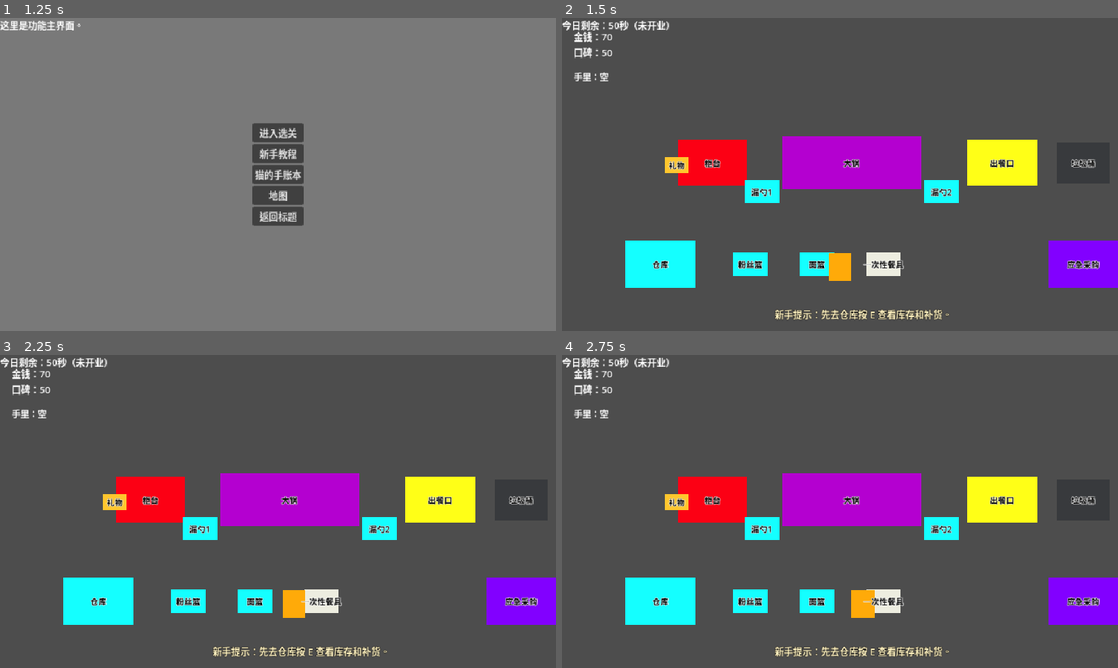
Above: before the commit, frames 1-4 (two rows, left to right).
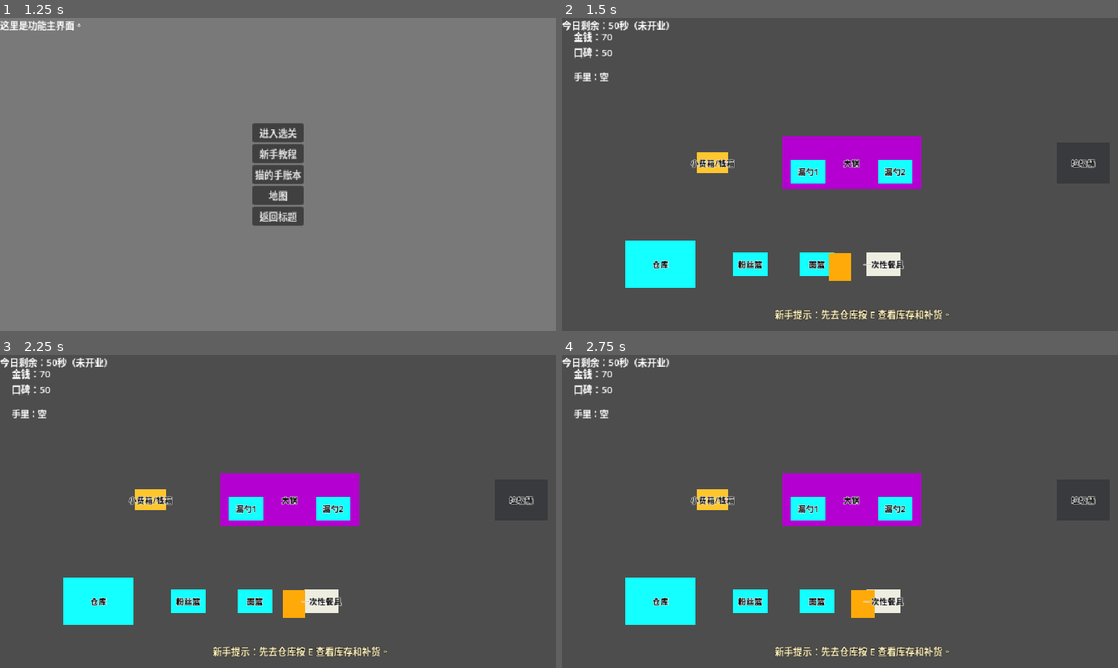
Above: after the commit, the same moments.

Repository: lcy2333orz-crypto/midemalatang
Game: Godot game, scene res://scenes/menus/title_menu.tscn
The game is run twice, just before and just after one commit, with the same random seed, the same clock (stepped at 60 frames per second) and the same inputs.
Inputs (mouse positions are in pixels of both pictures, inside the frame that each line leads up to):
- Up to frame 1 (1.25 s): click "开始游戏" at 0.5 s
- Up to frame 2 (1.5 s): click "新手教程" at 1.25 s
- Up to frame 3 (2.25 s): tap Enter at 2 s; move the mouse to (400, 495) at 2.02 s; hold Right (ui_right) from 2.03 s (still down); hold E (interact) from 2.03 s (still down); click (400, 495) at 2.17 s
- Up to frame 4 (2.75 s): keep holding Right (ui_right); keep holding E (interact); tap T (toggle_business) at 2.3 s

Frame 1 is identical in both runs. In frame 2, 7.4% of the frame differs, in the area x 18-100%, y 38-87%; in frame 3, 7.4%; in frame 4, 7.4%.

Commit message:
调整地图

Diff:
--- a/data/text_db.json
+++ b/data/text_db.json
@@ -20,7 +20,7 @@
 	"UI_DAY_STATE_OPEN": "营业剩余：%d秒",
 	"UI_DAY_STATE_CLOSING": "营业状态：已打烊（收尾中）",
 	"UI_DAY_STATE_FINISHED": "营业状态：今日已结束",
-	"UI_DAY_STATE_CLEANUP": "收摊整理：在收银台按 E 进入结算",
+	"UI_DAY_STATE_CLEANUP": "收摊整理：在小费箱/钱箱按 E 进入结算",
 	"UI_ITEM_COUNT": "%s x%d",
 	"UI_PENDING_ORDER_SUMMARY": "%s | 主食:%s | %s | 耐心:%s",
 	"UI_PENDING_ORDER_STATUS": "[%s] %s",
@@ -137,7 +137,7 @@
 	"UI_SUPPLIER_TUTORIAL_LOCKED_SHORT": "教程锁定",
 	"UI_SUPPLIER_TUTORIAL_BUY_EACH_BASKET": "新手补货：请先购买这些食材各一篮：%s。",
 	"UI_SUPPLIER_TUTORIAL_SUPPLIES_ORDERED": "新手补货：需要的食材已经下单，送达前也可以手动开业。",
-	"UI_SUPPLIER_TUTORIAL_SUPPLIES_DELIVERED": "新手补货：需要的食材已送达，可以去柜台开业。",
+	"UI_SUPPLIER_TUTORIAL_SUPPLIES_DELIVERED": "新手补货：需要的食材已送达，可以去小费箱/钱箱开业。",
 	"UI_SUPPLIER_PACKAGE_BASKET": "一篮",
 	"UI_SUPPLIER_PACKAGE_BOX": "一箱",
 	"UI_SETTLEMENT_TITLE": "本轮结算",
@@ -337,35 +337,35 @@
 	"LOG_CART_COOKED_INGREDIENTS_SHORTAGE": "锅中熟配菜不足，需要继续煮。缺口：%s",
 	"LOG_CART_INGREDIENTS_SUBMITTED": "已从大锅提交配菜给顾客：%s",
 	"LOG_HAND_OVER_STAPLE": "交出手中主食：%s",
-	"UI_TUTORIAL_OPEN_BUSINESS": "新手提示：准备好后到柜台按 T 开业。",
-	"UI_TUTORIAL_VIEW_ORDER": "新手提示：顾客到柜台后，按 E 查看订单。",
-	"UI_TUTORIAL_TAKE_PAYMENT": "新手提示：再次按 E 收钱，订单才会正式成立。",
-	"UI_TUTORIAL_WAIT_CUSTOMER": "新手提示：等待顾客到柜台。可以利用空闲时间查看库存或准备食材。",
+	"UI_TUTORIAL_OPEN_BUSINESS": "新手提示：准备好后到小费箱/钱箱按 T 开业。",
+	"UI_TUTORIAL_VIEW_ORDER": "新手提示：顾客来到推车前会自动点单。",
+	"UI_TUTORIAL_TAKE_PAYMENT": "新手提示：订单会自动挂起，照着订单卡准备食物。",
+	"UI_TUTORIAL_WAIT_CUSTOMER": "新手提示：等待顾客来到推车前方。空档可以查看库存或先备菜。",
 	"UI_TUTORIAL_PREPARE_FIRST_ORDER": "新手提示：制作第一单。配菜放入大锅煮；去粉丝筐拿粉丝，再放入漏勺煮。",
 	"UI_TUTORIAL_FIRST_ORDER_BIG_POT": "新手提示：先做配菜。去大锅按 E，选择第一单需要的配菜，开始烹饪。",
 	"UI_TUTORIAL_FIRST_ORDER_STAPLE": "新手提示：现在做粉丝。去粉丝筐拿粉丝，再到空漏勺按 E 放入煮。",
 	"UI_TUTORIAL_TAKE_FIRST_STAPLE": "新手提示：粉丝煮好了。先拿一次性餐具，再去漏勺按 E 取出粉丝，随后按 F 随地交付。",
-	"UI_TUTORIAL_PREPARE_ORDER": "新手提示：订单在等待出餐。需要配菜就去大锅，需要主食就去对应筐和漏勺。",
+	"UI_TUTORIAL_PREPARE_ORDER": "新手提示：这单正在等食物。配菜用大锅，主食用对应篮子和漏勺。",
 	"UI_TUTORIAL_PUT_STAPLE_IN_LADLE": "新手提示：手里拿着生主食，去空漏勺按 E 放入并开始煮。",
 	"UI_TUTORIAL_DELIVER_STAPLE": "新手提示：手里拿着熟主食，按 F 随地交付给等待的顾客。",
-	"UI_TUTORIAL_WAIT_COOKING": "新手提示：食物正在烹饪，主食和配菜都完成后去出餐口按 E 出餐。",
+	"UI_TUTORIAL_WAIT_COOKING": "新手提示：食物正在煮。配菜熟了按 F 通知顾客；手持熟主食时按 F 交付。",
 	"UI_TUTORIAL_READY_TO_DELIVER": "新手提示：按 F 通知顾客拿熟配菜；熟主食拿在手上时也按 F 随地交付。",
 	"UI_TUTORIAL_SECOND_CUSTOMER_NOODLE": "新手提示：第二位顾客需要面。生面可直接拿去漏勺煮，取出熟主食前先拿一次性餐具，然后按 F 随地交付。",
 	"UI_TUTORIAL_SECOND_ORDER_BIG_POT": "新手提示：第二单继续先做配菜。去大锅按 E，选择豆泡并开始烹饪。",
 	"UI_TUTORIAL_SECOND_ORDER_STAPLE": "新手提示：现在做面。去面筐拿面，再到空漏勺按 E 放入煮。",
-	"UI_TUTORIAL_TAKE_SECOND_STAPLE": "新手提示：面煮好了。去漏勺按 E 取出面，再拿到出餐口提交。",
+	"UI_TUTORIAL_TAKE_SECOND_STAPLE": "新手提示：面煮好了。先确认手里有一次性餐具，再到漏勺按 E 取出，随后按 F 交付。",
 	"UI_TUTORIAL_SECOND_READY_TO_DELIVER": "新手提示：第二单准备好后，拿着熟面按 F 交付，也可以按 F 通知顾客领取熟配菜。",
 	"UI_TUTORIAL_BUY_SUPPLIES": "Tutorial: Buy one basket of each listed item at storage before opening: %s.",
-	"UI_TUTORIAL_SUPPLIES_ORDERED_WAIT_OR_OPEN": "新手提示：需要的食材已经下单。可以等送达，也可以到柜台按 T 手动开业。",
-	"UI_TUTORIAL_SUPPLIES_DELIVERED_OPEN": "新手提示：食材已送达，可以到柜台按 T 开业。",
-	"UI_TUTORIAL_TIMER_STARTED": "新手提示：前两单完成，营业倒计时开始。可以继续经营，也可以到柜台手动打烊。",
-	"UI_TUTORIAL_AUTO_CLOSED_CLEANUP": "新手提示：时间到，已经自动打烊。整理完顾客和食物后，到柜台按 E 日结。",
+	"UI_TUTORIAL_SUPPLIES_ORDERED_WAIT_OR_OPEN": "新手提示：需要的食材已经下单。可以等送达，也可以到小费箱/钱箱按 T 手动开业。",
+	"UI_TUTORIAL_SUPPLIES_DELIVERED_OPEN": "新手提示：食材已送达。到小费箱/钱箱按 T 开业。",
+	"UI_TUTORIAL_TIMER_STARTED": "新手提示：前两单已完成，营业计时开始。继续服务，或在小费箱/钱箱手动打烊。",
+	"UI_TUTORIAL_AUTO_CLOSED_CLEANUP": "新手提示：时间到了，小摊已自动打烊。完成还在等待的顾客和食物后，到小费箱/钱箱按 E 结算。",
 	"UI_TUTORIAL_NIGHT_CHOICE": "新手提示：夜间三选一。选择一张卡作为后续经营效果，选完后才能进入下一天。",
 	"UI_TUTORIAL_SPECIAL_CUSTOMER_CARE": "新手提示：今天会有特殊客人，需要用心接待。",
 	"UI_TUTORIAL_SPECIAL_CUSTOMER_ECHO": "新手提示：特殊客人留下了东西，可以在小费罐检查，或打烊后检查。",
 	"UI_TUTORIAL_FREE_PLAY": "新手提示：可以自由经营了，等待今天营业结束后进入结算。",
 	"UI_TUTORIAL_WAIT_CLEANUP": "新手提示：已经打烊，等顾客离开和食物处理完后就能结算。",
-	"UI_TUTORIAL_CLEANUP": "新手提示：收摊完成，到柜台按 E 进入日结算。",
+	"UI_TUTORIAL_CLEANUP": "新手提示：收摊整理完成。到小费箱/钱箱按 E 进入日结。",
 	"UI_TUTORIAL_CHECK_STORAGE": "新手提示：先去仓库按 E 查看库存和补货。",
 	"UI_CAT_REACTION_CLEAN_LEFTOVERS": "小猫把剩下的熟食收拾掉了。",
 	"LOG_HAND_STAPLE_NO_MATCHING_CUSTOMER": "手里有主食，但没有等待这种主食的顾客：%s",
@@ -374,7 +374,11 @@
 	"LOG_ORDER_INGREDIENTS_SUBMITTED_PARTIAL": "已提交当前能交的配菜。订单还没完成，订单卡会继续显示剩余内容。",
 	"LOG_SMOKE_START": "开始运行最小经营流程 smoke 检查。",
 	"LOG_SMOKE_STEP_OK": "Smoke 步骤通过：%s",
-	"LOG_SMOKE_DONE": "Smoke 检查通过。"
+	"LOG_SMOKE_DONE": "Smoke 检查通过。",
+	"UI_STATION_TIP_BOX": "小费箱/钱箱",
+	"UI_PROMPT_TIP_BOX": "E 小费/礼物",
+	"UI_PROMPT_TIP_BOX_OPEN": "T 开业 / E 小费箱",
+	"UI_PROMPT_TIP_BOX_SETTLEMENT": "E 进入结算"
   },
   "en": {
 	"UI_MONEY": "Money: %d\nReputation: %d",
@@ -397,7 +401,7 @@
 	"UI_DAY_STATE_OPEN": "Time Left: %d s",
 	"UI_DAY_STATE_CLOSING": "Business: Closed (Wrapping Up)",
 	"UI_DAY_STATE_FINISHED": "Business: Day Finished",
-	"UI_DAY_STATE_CLEANUP": "Cleanup: Press E at the counter to settle",
+	"UI_DAY_STATE_CLEANUP": "Cleanup: Press E at the tip box to settle",
 	"UI_ITEM_COUNT": "%s x%d",
 	"UI_PENDING_ORDER_SUMMARY": "%s | Main Food:%s | %s | Patience:%s",
 	"UI_PENDING_ORDER_STATUS": "[%s] %s",
@@ -514,7 +518,7 @@
 	"UI_SUPPLIER_TUTORIAL_LOCKED_SHORT": "Tutorial locked",
 	"UI_SUPPLIER_TUTORIAL_BUY_EACH_BASKET": "Tutorial restock: buy one basket of each: %s.",
 	"UI_SUPPLIER_TUTORIAL_SUPPLIES_ORDERED": "Tutorial restock: the required items are ordered. You may open manually before delivery.",
-	"UI_SUPPLIER_TUTORIAL_SUPPLIES_DELIVERED": "Tutorial restock: the required items arrived. You can open at the counter.",
+	"UI_SUPPLIER_TUTORIAL_SUPPLIES_DELIVERED": "Tutorial restock: the required items arrived. You can open at the tip box.",
 	"UI_SUPPLIER_PACKAGE_BASKET": "Basket",
 	"UI_SUPPLIER_PACKAGE_BOX": "Box",
 	"UI_SETTLEMENT_TITLE": "Round Summary",
@@ -684,10 +688,10 @@
 	"UI_CARD_IMPATIENT_CUSTOMERS_DESC": "Poor service leaves some customers with a bad impression. Customer patience drops noticeably afterward.",
 	"UI_CARD_SLOWER_RHYTHM_NAME": "Slower Rhythm",
 	"UI_CARD_SLOWER_RHYTHM_DESC": "Tonight's mistakes disrupted the stall rhythm. Customers arrive slightly slower afterward.",
-	"UI_TUTORIAL_OPEN_BUSINESS": "Tutorial: When you are ready, go to the counter and press T to open.",
-	"UI_TUTORIAL_VIEW_ORDER": "Tutorial: When a customer reaches the counter, press E to view the order.",
-	"UI_TUTORIAL_TAKE_PAYMENT": "Tutorial: Press E again to collect payment and confirm the order.",
-	"UI_TUTORIAL_WAIT_CUSTOMER": "Tutorial: Wait for a customer at the counter. You can check stock or prep while waiting.",
+	"UI_TUTORIAL_OPEN_BUSINESS": "Tutorial: When you are ready, go to the tip box and press T to open.",
+	"UI_TUTORIAL_VIEW_ORDER": "Tutorial: Customers order automatically when they reach the front of the cart.",
+	"UI_TUTORIAL_TAKE_PAYMENT": "Tutorial: Orders are posted automatically. Follow the order card and prepare the food.",
+	"UI_TUTORIAL_WAIT_CUSTOMER": "Tutorial: Wait for a customer at the front of the cart. You can check stock or prep while waiting.",
 	"UI_TUTORIAL_PREPARE_FIRST_ORDER": "Tutorial: Make the first order. Cook toppings in the big pot; take glass noodles from the basket, then put them into a ladle.",
 	"UI_TUTORIAL_FIRST_ORDER_BIG_POT": "Tutorial: Start with toppings. Press E at the big pot, choose the first order's toppings, and cook them.",
 	"UI_TUTORIAL_FIRST_ORDER_STAPLE": "Tutorial: Now make glass noodles. Take them from the glass noodle basket, then press E at an empty ladle.",
@@ -695,24 +699,24 @@
 	"UI_TUTORIAL_PREPARE_ORDER": "Tutorial: This order is waiting for food. Use the big pot for toppings, and the matching basket and ladle for staples.",
 	"UI_TUTORIAL_PUT_STAPLE_IN_LADLE": "Tutorial: Put the raw staple in an empty ladle with E to start cooking.",
 	"UI_TUTORIAL_DELIVER_STAPLE": "Tutorial: You are holding cooked staple food. Press F anywhere to serve it to a waiting customer.",
-	"UI_TUTORIAL_WAIT_COOKING": "Tutorial: Food is cooking. When both staple and toppings are ready, press E at the serving point.",
+	"UI_TUTORIAL_WAIT_COOKING": "Tutorial: Food is cooking. Press F to announce cooked toppings, or press F while holding cooked staple food to serve it.",
 	"UI_TUTORIAL_READY_TO_DELIVER": "Tutorial: Press F to tell customers cooked toppings are ready. If you are holding cooked staple food, F serves it anywhere.",
 	"UI_TUTORIAL_SECOND_CUSTOMER_NOODLE": "Tutorial: The second customer wants noodles. Take raw noodles to a ladle, take a disposable plate before taking cooked noodles out, then press F anywhere to serve them.",
 	"UI_TUTORIAL_SECOND_ORDER_BIG_POT": "Tutorial: For the second order, start with toppings again. Press E at the big pot, choose tofu puff, and cook it.",
 	"UI_TUTORIAL_SECOND_ORDER_STAPLE": "Tutorial: Now make noodles. Take noodles from the noodle basket, then press E at an empty ladle.",
-	"UI_TUTORIAL_TAKE_SECOND_STAPLE": "Tutorial: The noodles are ready. Press E at the ladle to take them, then submit them at the serving point.",
+	"UI_TUTORIAL_TAKE_SECOND_STAPLE": "Tutorial: The noodles are ready. Make sure you have a disposable plate, press E at the ladle to take them, then press F to serve.",
 	"UI_TUTORIAL_SECOND_READY_TO_DELIVER": "Tutorial: The second order is ready. Hold the cooked noodles and press F to serve them, or press F to announce cooked toppings.",
 	"UI_TUTORIAL_BUY_SUPPLIES": "Tutorial: Buy one basket of each listed item at storage before opening: %s.",
-	"UI_TUTORIAL_SUPPLIES_ORDERED_WAIT_OR_OPEN": "Tutorial: The required items are ordered. You can wait for delivery, or press T at the counter to open manually.",
-	"UI_TUTORIAL_SUPPLIES_DELIVERED_OPEN": "Tutorial: The items arrived. Press T at the counter to open.",
-	"UI_TUTORIAL_TIMER_STARTED": "Tutorial: The first two orders are done, so the business timer has started. Keep serving, or close manually at the counter.",
-	"UI_TUTORIAL_AUTO_CLOSED_CLEANUP": "Tutorial: Time is up and the stall closed automatically. Finish active customers and food, then press E at the counter for settlement.",
+	"UI_TUTORIAL_SUPPLIES_ORDERED_WAIT_OR_OPEN": "Tutorial: The required items are ordered. You can wait for delivery, or press T at the tip box to open manually.",
+	"UI_TUTORIAL_SUPPLIES_DELIVERED_OPEN": "Tutorial: The items arrived. Press T at the tip box to open.",
+	"UI_TUTORIAL_TIMER_STARTED": "Tutorial: The first two orders are done, so the business timer has started. Keep serving, or close manually at the tip box.",
+	"UI_TUTORIAL_AUTO_CLOSED_CLEANUP": "Tutorial: Time is up and the stall closed automatically. Finish active customers and food, then press E at the tip box for settlement.",
 	"UI_TUTORIAL_NIGHT_CHOICE": "Tutorial: Night choice. Pick one of the three cards as a future business effect before going to the next day.",
 	"UI_TUTORIAL_SPECIAL_CUSTOMER_CARE": "Tutorial: A special customer may visit today. Serve them with extra care.",
 	"UI_TUTORIAL_SPECIAL_CUSTOMER_ECHO": "Tutorial: The special customer left something behind. Check the tip jar now, or after closing.",
 	"UI_TUTORIAL_FREE_PLAY": "Tutorial: You can run the stall freely now. Wait for closing and settlement.",
 	"UI_TUTORIAL_WAIT_CLEANUP": "Tutorial: The stall is closed. Finish active customers and food before settlement.",
-	"UI_TUTORIAL_CLEANUP": "Tutorial: Cleanup is done. Press E at the counter to enter day settlement.",
+	"UI_TUTORIAL_CLEANUP": "Tutorial: Cleanup is done. Press E at the tip box to enter day settlement.",
 	"UI_TUTORIAL_CHECK_STORAGE": "Tutorial: First press E at storage to check stock and restock.",
 	"LOG_STAPLE_LADLE_READY": "Ladle %d finished cooking %s.",
 	"LOG_STAPLE_LADLE_CANNOT_START": "Cannot start cooking staple: %s slot=%d",
@@ -750,6 +754,10 @@
 	"LOG_ORDER_INGREDIENTS_SUBMITTED_PARTIAL": "Submitted currently available toppings. Order is not complete yet; the order card will keep showing remaining items.",
 	"LOG_SMOKE_START": "Starting minimal gameplay smoke check.",
 	"LOG_SMOKE_STEP_OK": "Smoke step passed: %s",
-	"LOG_SMOKE_DONE": "Smoke check passed."
+	"LOG_SMOKE_DONE": "Smoke check passed.",
+	"UI_STATION_TIP_BOX": "Tip Box / Cash Box",
+	"UI_PROMPT_TIP_BOX": "E Tip / Gift",
+	"UI_PROMPT_TIP_BOX_OPEN": "T Open / E Tip Box",
+	"UI_PROMPT_TIP_BOX_SETTLEMENT": "E Settle"
   }
 }
--- a/gameplay/systems/station_interaction_system.gd
+++ b/gameplay/systems/station_interaction_system.gd
@@ -32,7 +32,7 @@
 		"EmergencyShop":
 			return TextDB.get_text("UI_PROMPT_EMERGENCY_SHOP")
 		"GiftBox":
-			return TextDB.get_text("UI_PROMPT_GIFT_BOX")
+			return _get_tip_box_prompt()
 		"GlassNoodleBasket":
 			return _get_staple_basket_prompt("glass_noodle")
 		"NoodleBasket":
@@ -66,6 +66,9 @@
 		"EmergencyShop":
 			_interact_emergency_shop()
 		"GiftBox":
+			if manager.business_day_system.can_finalize_day_now():
+				manager.business_day_system.finish_day_from_cleanup()
+				return
 			manager.day_event_system.interact_with_gift_box()
 		"GlassNoodleBasket":
 			manager.cooking_system.interact_with_staple_basket("glass_noodle")
@@ -82,7 +85,7 @@
 
 
 func toggle_business(station_name: String) -> void:
-	if station_name != "Counter":
+	if station_name != "Counter" and station_name != "GiftBox":
 		print("This station cannot toggle business.")
 		return
 
@@ -92,10 +95,10 @@
 
 	if manager.is_open_for_business:
 		manager.business_day_system.close_business()
-		print("Counter toggled business: close")
+		print("Tip box toggled business: close")
 	else:
 		manager.open_business()
-		print("Counter toggled business: open")
+		print("Tip box toggled business: open")
 
 
 func on_player_entered_station(station_name: String) -> void:
@@ -122,6 +125,16 @@
 		return TextDB.get_text("UI_PROMPT_COUNTER_PAY")
 
 	return TextDB.get_text("UI_PROMPT_COUNTER_PAID")
+
+
+func _get_tip_box_prompt() -> String:
+	if manager.business_day_system.can_finalize_day_now():
+		return TextDB.get_text("UI_PROMPT_TIP_BOX_SETTLEMENT")
+
+	if not manager.is_open_for_business:
+		return TextDB.get_text("UI_PROMPT_TIP_BOX_OPEN")
+
+	return TextDB.get_text("UI_PROMPT_TIP_BOX")
 
 
 func _get_delivery_prompt() -> String:
--- a/gameplay/systems/station_layout_system.gd
+++ b/gameplay/systems/station_layout_system.gd
@@ -3,11 +3,11 @@
 
 const ATTACHED_STATION_OFFSETS: Dictionary = {
 	"counter": {
-		"gift_box": Vector2(-62, 4)
+		"gift_box": Vector2(0, 0)
 	},
 	"cooker_1": {
-		"staple_ladle_1": Vector2(-155, 50),
-		"staple_ladle_2": Vector2(155, 50)
+		"staple_ladle_1": Vector2(-75, 15),
+		"staple_ladle_2": Vector2(75, 15)
 	},
 	"storage": {
 		"glass_noodle_basket": Vector2(155, 0),
--- a/scenes/gameplay/main.tscn
+++ b/scenes/gameplay/main.tscn
@@ -107,6 +107,7 @@
 
 [node name="Counter" type="Node2D" parent="Stations" unique_id=671557791]
 position = Vector2(260, 250)
+visible = false
 
 [node name="Visual" type="Node2D" parent="Stations/Counter" unique_id=1403062318]
 
@@ -116,11 +117,13 @@
 
 [node name="InteractionArea" type="Area2D" parent="Stations/Counter" unique_id=850828707]
 collision_layer = 2
+monitoring = false
 script = ExtResource("1_0xm2m")
 station_name = "Counter"
 
 [node name="CollisionShape2D" type="CollisionShape2D" parent="Stations/Counter/InteractionArea" unique_id=1486275963]
 shape = SubResource("RectangleShape2D_7dm0k")
+disabled = true
 
 [node name="LabelPoint" type="Marker2D" parent="Stations/Counter" unique_id=1699715487]
 
@@ -128,6 +131,7 @@
 
 [node name="CollisionShape2D" type="CollisionShape2D" parent="Stations/Counter/SolidBody" unique_id=698510185]
 shape = SubResource("RectangleShape2D_xsaao")
+disabled = true
 
 [node name="Cooker" type="Node2D" parent="Stations" unique_id=1584601145]
 position = Vector2(500, 250)
@@ -156,6 +160,7 @@
 
 [node name="DeliveryPoint" type="Node2D" parent="Stations" unique_id=1177242921 groups=["delivery_spot"]]
 position = Vector2(760, 250)
+visible = false
 
 [node name="Visual" type="Node2D" parent="Stations/DeliveryPoint" unique_id=1006287538]
 
@@ -165,11 +170,13 @@
 
 [node name="InteractionArea" type="Area2D" parent="Stations/DeliveryPoint" unique_id=772690486]
 collision_layer = 2
+monitoring = false
 script = ExtResource("1_0xm2m")
 station_name = "DeliveryPoint"
 
 [node name="CollisionShape2D" type="CollisionShape2D" parent="Stations/DeliveryPoint/InteractionArea" unique_id=1470093100]
 shape = SubResource("RectangleShape2D_0xm2m")
+disabled = true
 
 [node name="LabelPoint" type="Marker2D" parent="Stations/DeliveryPoint" unique_id=1486560963]
 
@@ -177,6 +184,7 @@
 
 [node name="CollisionShape2D" type="CollisionShape2D" parent="Stations/DeliveryPoint/SolidBody" unique_id=1242628352]
 shape = SubResource("RectangleShape2D_tlw26")
+disabled = true
 
 [node name="StorageArea" type="Node2D" parent="Stations" unique_id=1616193361]
 position = Vector2(170, 425)
@@ -227,6 +235,7 @@
 shape = SubResource("RectangleShape2D_storage_solid")
 
 [node name="EmergencyShop" type="Node2D" parent="Stations" unique_id=514943712]
+visible = false
 
 [node name="Visual" type="Node2D" parent="Stations/EmergencyShop" unique_id=1278424446]
 
@@ -236,11 +245,13 @@
 
 [node name="InteractionArea" type="Area2D" parent="Stations/EmergencyShop" unique_id=930475026]
 collision_layer = 2
+monitoring = false
 script = ExtResource("1_0xm2m")
 station_name = "EmergencyShop"
 
 [node name="CollisionShape2D" type="CollisionShape2D" parent="Stations/EmergencyShop/InteractionArea" unique_id=1255579822]
 shape = SubResource("RectangleShape2D_lquwl")
+disabled = true
 
 [node name="LabelPoint" type="Marker2D" parent="Stations/EmergencyShop" unique_id=7260532]
 
@@ -248,6 +259,7 @@
 
 [node name="CollisionShape2D" type="CollisionShape2D" parent="Stations/EmergencyShop/SolidBody" unique_id=777744159]
 shape = SubResource("RectangleShape2D_vrg53")
+disabled = true
 
 [node name="GlassNoodleBasket" type="Node2D" parent="Stations" unique_id=1630752081]
 position = Vector2(325, 425)
@@ -325,7 +337,7 @@
 shape = SubResource("RectangleShape2D_basket_solid")
 
 [node name="StapleLadle1" type="Node2D" parent="Stations" unique_id=241111430]
-position = Vector2(345, 300)
+position = Vector2(425, 265)
 scale = Vector2(0.5, 0.5)
 
 [node name="Visual" type="Node2D" parent="Stations/StapleLadle1" unique_id=710750646]
@@ -350,7 +362,7 @@
 shape = SubResource("RectangleShape2D_ladle_solid")
 
 [node name="StapleLadle2" type="Node2D" parent="Stations" unique_id=1443454171]
-position = Vector2(655, 300)
+position = Vector2(575, 265)
 scale = Vector2(0.5, 0.5)
 
 [node name="Visual" type="Node2D" parent="Stations/StapleLadle2" unique_id=1565908761]
@@ -375,8 +387,8 @@
 shape = SubResource("RectangleShape2D_ladle_solid")
 
 [node name="GiftBox" type="Node2D" parent="Stations" unique_id=1071373065]
-position = Vector2(198, 254)
-scale = Vector2(0.35, 0.35)
+position = Vector2(260, 250)
+scale = Vector2(0.45, 0.45)
 
 [node name="Visual" type="Node2D" parent="Stations/GiftBox" unique_id=1525595814]
 
--- a/scenes/stations/station_area.gd
+++ b/scenes/stations/station_area.gd
@@ -32,9 +32,16 @@
 
 
 func _create_or_update_debug_station_label() -> void:
+	if not is_station_enabled():
+		_remove_debug_station_label()
+		return
+
 	var label_text: String = str(DEBUG_STATION_LABELS.get(station_name, ""))
 	if label_text == "":
 		return
+
+	if station_name == "GiftBox":
+		label_text = TextDB.get_text("UI_STATION_TIP_BOX")
 
 	if label_text.begins_with("UI_"):
 		label_text = TextDB.get_text(label_text)
@@ -106,6 +113,9 @@
 
 
 func get_interaction_priority() -> int:
+	if not is_station_enabled():
+		return -999999
+
 	if interaction_priority != 0:
 		return interaction_priority
 
@@ -135,6 +145,9 @@
 
 
 func get_interaction_prompt() -> String:
+	if not is_station_enabled():
+		return ""
+
 	if interaction_label.strip_edges() != "":
 		return interaction_label
 
@@ -148,6 +161,9 @@
 			return TextDB.get_text("UI_PROMPT_INTERACT")
 
 func interact() -> void:
+	if not is_station_enabled():
+		return
+
 	print("Interact with ", station_name)
 
 	var game_manager = get_tree().get_first_node_in_group("game_manager")
@@ -159,7 +175,10 @@
 
 
 func toggle_business() -> void:
-	if station_name != "Counter":
+	if not is_station_enabled():
+		return
+
+	if station_name != "Counter" and station_name != "GiftBox":
 		print("This station cannot toggle business.")
 		return
 
@@ -175,7 +194,32 @@
 	game_manager.station_interaction_system.toggle_business(station_name)
 
 
+func is_station_enabled() -> bool:
+	if not monitoring:
+		return false
+
+	var station_node: Node = get_parent()
+	if station_node != null and station_node is CanvasItem:
+		if not (station_node as CanvasItem).visible:
+			return false
+
+	return true
+
+
+func _remove_debug_station_label() -> void:
+	var label_parent: Node = _get_debug_station_label_parent()
+	if label_parent == null:
+		return
+
+	var label: Node = label_parent.get_node_or_null(_get_debug_station_label_name())
+	if label != null:
+		label.queue_free()
+
+
 func _on_body_entered(body: Node) -> void:
+	if not is_station_enabled():
+		return
+
 	if not body.is_in_group("player"):
 		return
 
Not shown, changed: README.md
